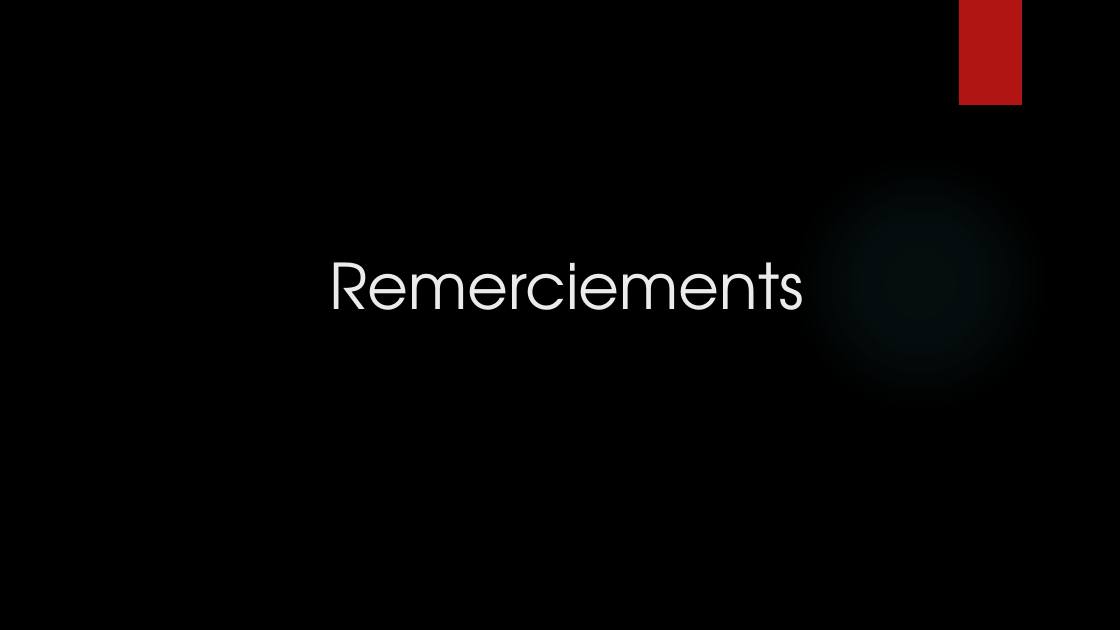
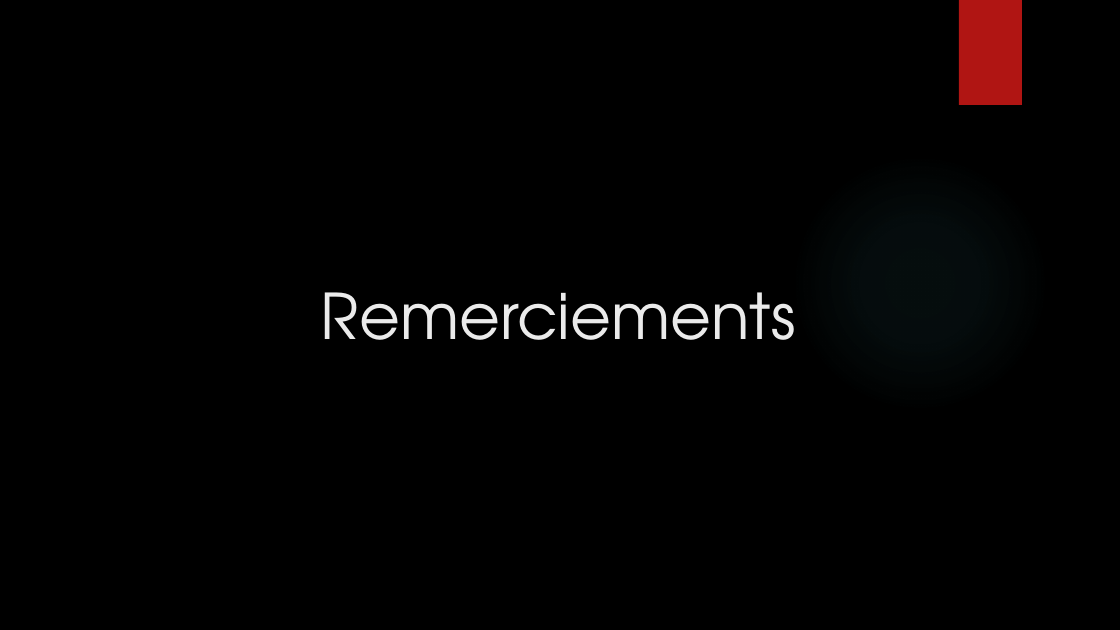
Before and after one commit to mbonjour/Shoot4Stats, a slide deck: slide 22 of Documentation/Défense/Shoot4stats.pptx (slide 20 before the commit). Drawn at 1120x630 pixels with LibreOffice and Linux fonts; fonts in the diff are those of the drawing; background and template pictures are left out. Boxes give left, top, right and bottom in pixels: in the first picture for what was removed or moved away, otherwise in the second. Text is boxed around its words. In the diff, an @@ line names an element or a change of style, - is before the commit and + after.

```diff
--- a/Documentation/Défense/Shoot4stats.pptx
+++ b/Documentation/Défense/Shoot4stats.pptx
@@ title "Remerciements": place and size @@
-title "Remerciements" at box(329, 262, 804, 310)
+title "Remerciements" at box(321, 292, 796, 340)
```
Also in this commit, not shown: 16 other slides changed, 4 slides added, 2 slides removed, 1 other file.
